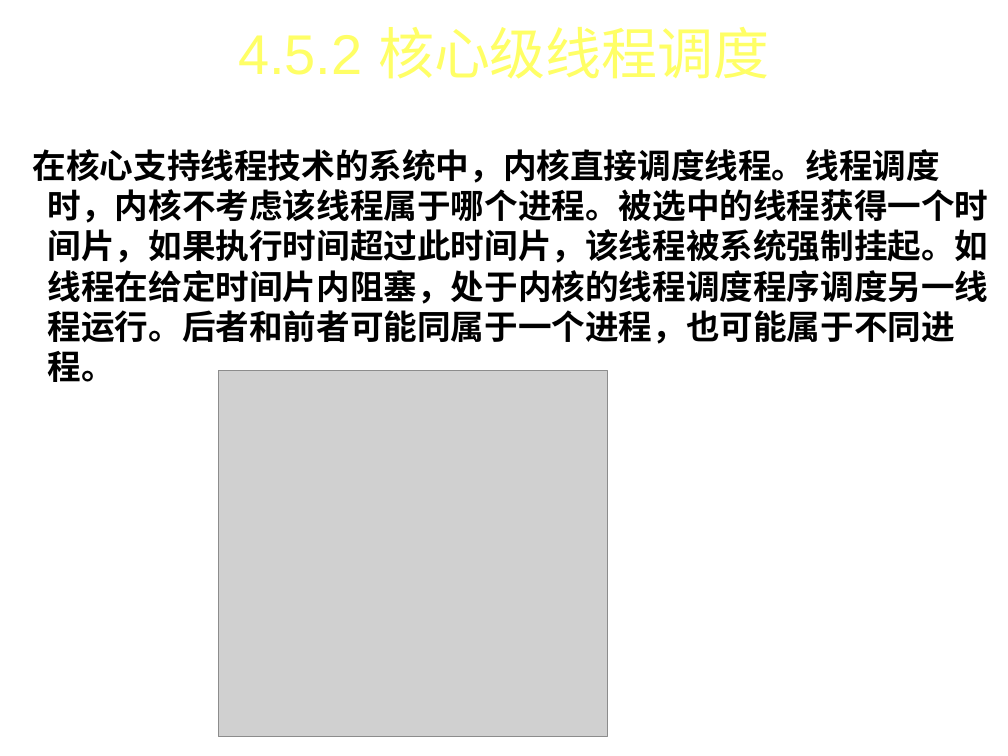
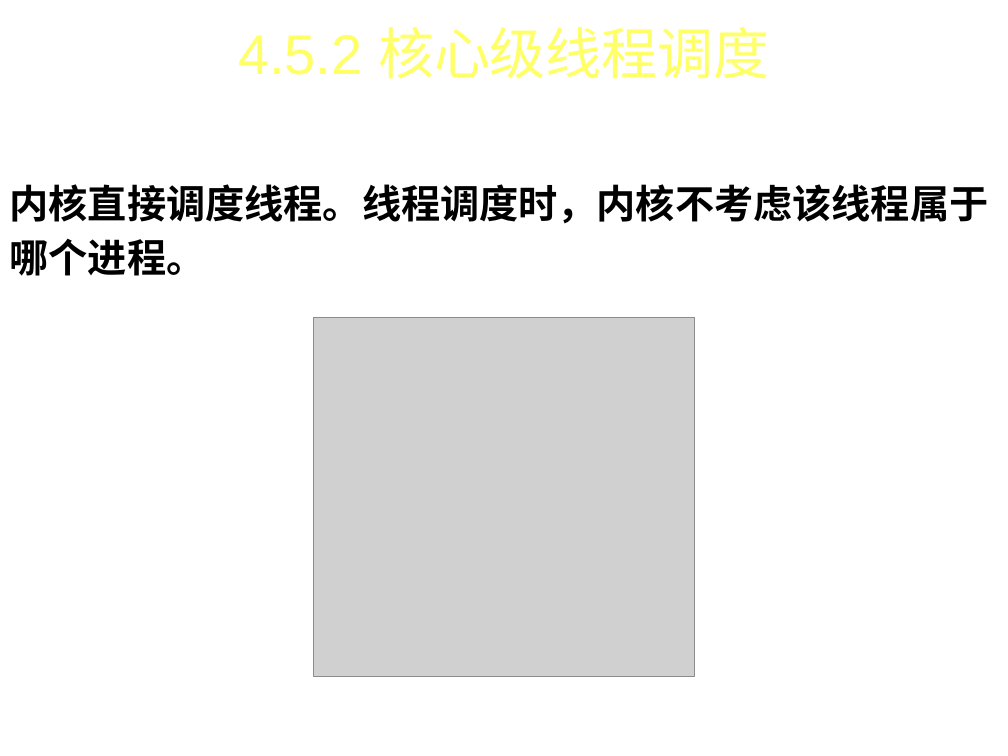
Before and after one commit to FourierAI/Operating-system, a slide deck: slide 44 of 操作系统-第4章.ppt (slide 48 before the commit). Drawn at 1008x756 pixels with LibreOffice and Linux fonts; fonts in the diff are those of the drawing; grey boxes stand for pictures; background and template pictures are left out. Boxes give left, top, right and bottom in pixels: in the first picture for what was removed or moved away, otherwise in the second. Text is boxed around its words. In the diff, an @@ line names an element or a change of style, - is before the commit and + after.

```diff
--- a/操作系统-第4章.ppt
+++ b/操作系统-第4章.ppt
@@ text removed at <box>33,149,989,382</box> @@
-在核心支持线程技术的系统中，内核直接调度线程。线程调度时，内核不考虑该线程属于哪个进程。被选中的线程获得一个时间片，如果执行时间超过此时间片，该线程被系统强制挂起。如线程在给定时间片内阻塞，处于内核的线程调度程序调度另一线程运行。后者和前者可能同属于一个进程，也可能属于不同进程。
@@ text added at <box>10,184,989,276</box>, 28 pt, text #000000, bold @@
+内核直接调度线程。线程调度时，内核不考虑该线程属于哪个进程。
@@ picture: place and size @@
-picture at <box>218,370,607,737</box>
+picture at <box>313,318,696,677</box>
```
Also in this commit, not shown: 40 other slides changed, 2 slides added, 7 slides removed.
